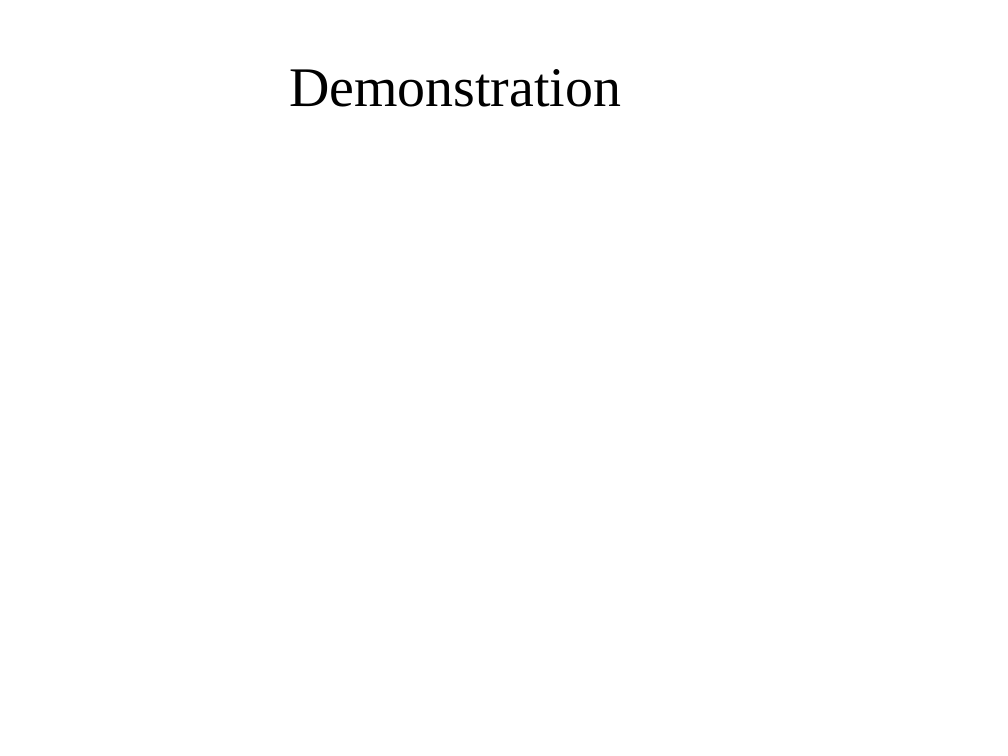
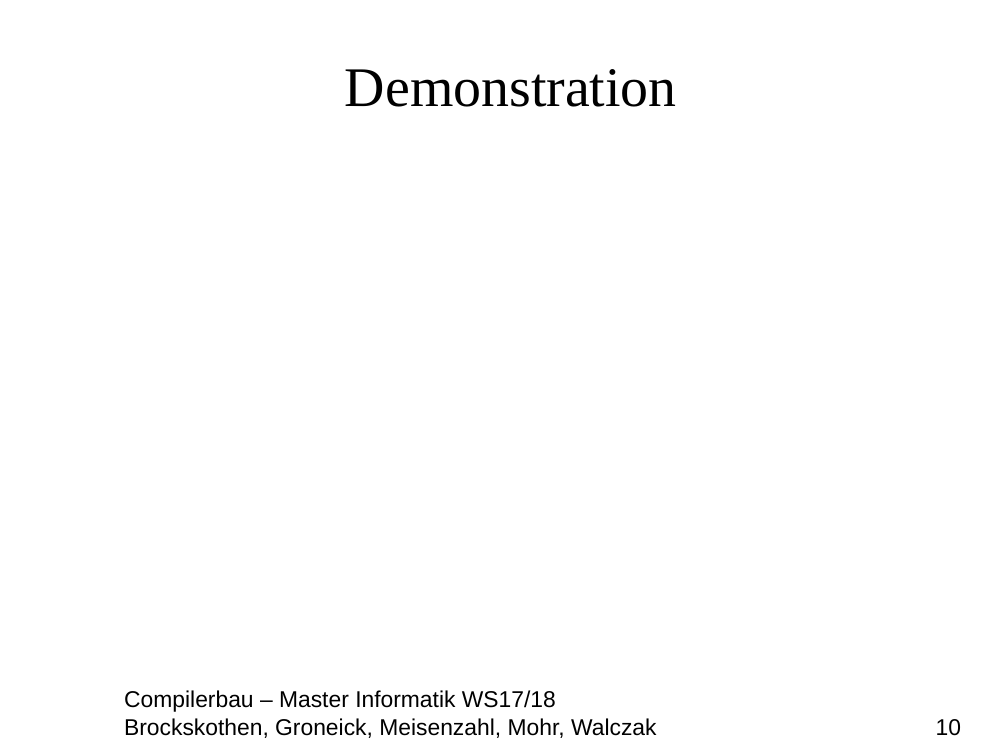
Before and after one commit to MasterInformatikHsBochum/Eine-deutsche-Praesentation, a slide deck: slide 10 of Präsentation.odp. Drawn at 1008x756 pixels with LibreOffice and Linux fonts; fonts in the diff are those of the drawing; background and template pictures are left out. Boxes give left, top, right and bottom in pixels: in the first picture for what was removed or moved away, otherwise in the second. Text is boxed around its words. In the diff, an @@ line names an element or a change of style, - is before the commit and + after.

```diff
--- a/Präsentation.odp
+++ b/Präsentation.odp
@@ title "Demonstration": place and size @@
-title "Demonstration" at <box>289,69,621,107</box>
+title "Demonstration" at <box>345,69,677,107</box>
@@ text added at <box>124,690,961,738</box>, 18 pt, text #000000 @@
+Compilerbau – Master Informatik WS17/18
+Brockskothen, Groneick, Meisenzahl, Mohr, Walczak 10
```
Also in this commit, not shown: 11 other slides changed, 1 other file.
